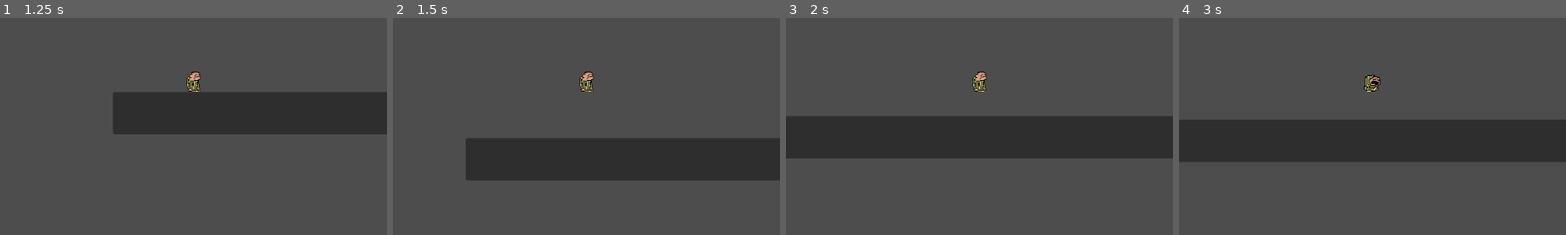
Above: before the commit, frames 1-4 (left to right).
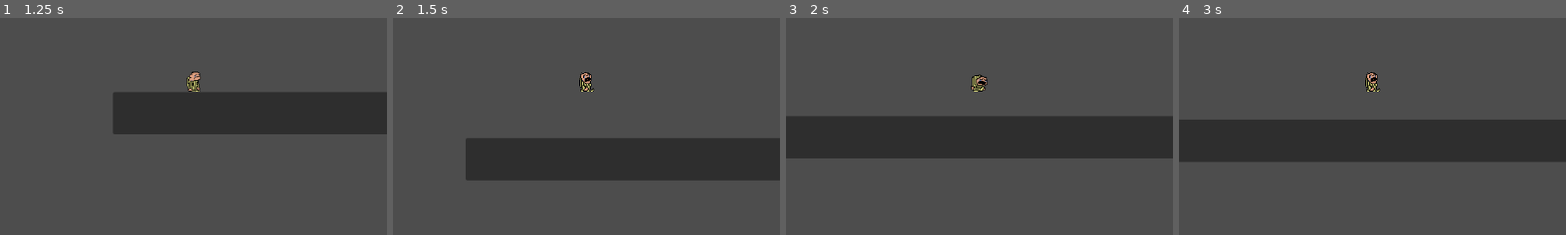
Above: after the commit, the same moments.

Repository: OneSirJar/Godotplatformer
Game: Godot game, scene res://Main Menu/Blood.tscn
Same seed, same stepped clock (60 frames per second), same inputs: the game is played once before the commit and once after it.
Inputs:
- Up to frame 1 (1.25 s): click "Blood" at 0.5 s
- Up to frame 2 (1.5 s): tap Enter (ui_accept) at 1.25 s; hold Right (ui_right) from 1.28 s (still down)
- Up to frame 3 (2 s): keep holding Right (ui_right); tap Enter (ui_accept) at 1.52 s
- Up to frame 4 (3 s): tap Enter (ui_accept) at 2.27 s; release Right (ui_right) at 2.78 s; hold Left (ui_left) from 2.78 s (still down)
The pictures show only the part of the screen within x 26-75%, y 35-85%; the shares and areas given below are measured in that part.

Frame 1 is identical in both runs. In frame 2, 0.3% of the frame differs, in the area x 48-52%, y 24-34%; in frame 3, 0.3%; in frame 4, 0.3%, in the area x 47-53%, y 25-34%.

Commit message:
fixed Philip after breaking him entirely (whoops)

Diff:
--- a/Blood/Player/philip.gd
+++ b/Blood/Player/philip.gd
@@ -6,7 +6,15 @@
 
 # Get the gravity from the project settings to be synced with RigidBody nodes.
 var gravity = ProjectSettings.get_setting("physics/2d/default_gravity")
+var direction : Vector2 = Vector2.ZERO
 
+@onready var animated_sprite : AnimatedSprite2D = $"He walkin'"
+
+func animate_the_fat_boy ():
+	if direction.x != 0:
+		animated_sprite.play("Right")
+	else:
+		animated_sprite.play("Idle")
 
 func _physics_process(delta):
 	# Add the gravity.
@@ -19,10 +27,12 @@
 
 	# Get the input direction and handle the movement/deceleration.
 	# As good practice, you should replace UI actions with custom gameplay actions.
-	var direction = Input.get_axis("ui_left", "ui_right")
+	direction = Input.get_vector("ui_left", "ui_right", "ui_up", "ui_down")
+
 	if direction:
-		velocity.x = direction * SPEED
+		velocity.x = direction.x * SPEED
 	else:
 		velocity.x = move_toward(velocity.x, 0, SPEED)
 
 	move_and_slide()
+	animate_the_fat_boy()
--- a/Blood/Player/philip.tscn
+++ b/Blood/Player/philip.tscn
@@ -15,6 +15,14 @@
 animations = [{
 "frames": [{
 "duration": 1.0,
+"texture": ExtResource("1_hrq57")
+}],
+"loop": false,
+"name": &"Idle",
+"speed": 0.0
+}, {
+"frames": [{
+"duration": 1.0,
 "texture": ExtResource("1_vra4c")
 }, {
 "duration": 1.0,
@@ -23,21 +31,18 @@
 "duration": 1.0,
 "texture": ExtResource("3_1nkv8")
 }],
-"loop": true,
+"loop": false,
 "name": &"Left",
 "speed": 5.0
 }, {
 "frames": [{
-"duration": 1.0,
-"texture": ExtResource("1_hrq57")
-}, {
 "duration": 1.0,
 "texture": ExtResource("2_aoju8")
 }, {
 "duration": 1.0,
 "texture": ExtResource("3_nbpc5")
 }],
-"loop": true,
+"loop": false,
 "name": &"Right",
 "speed": 5.0
 }]
